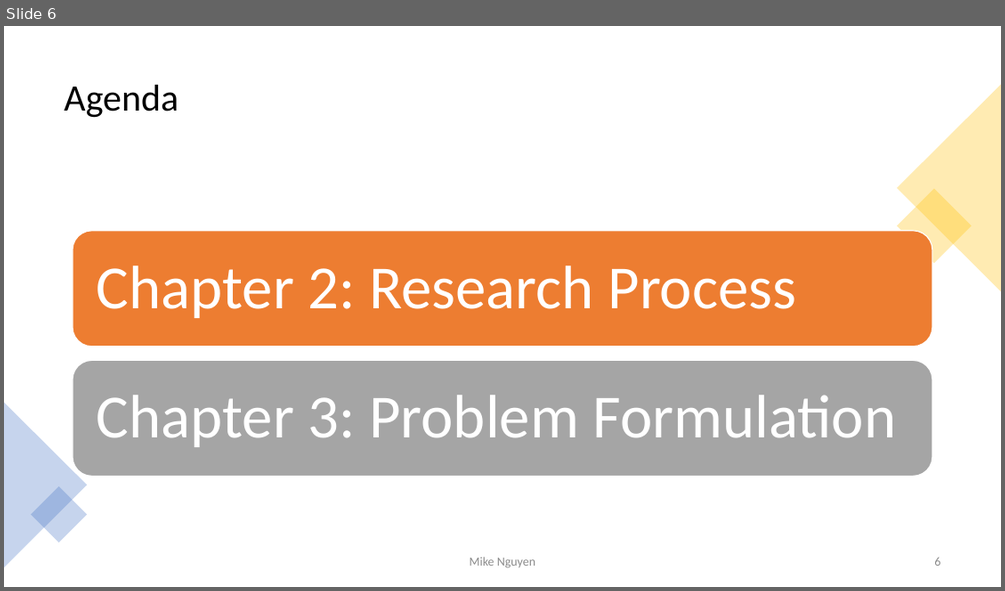
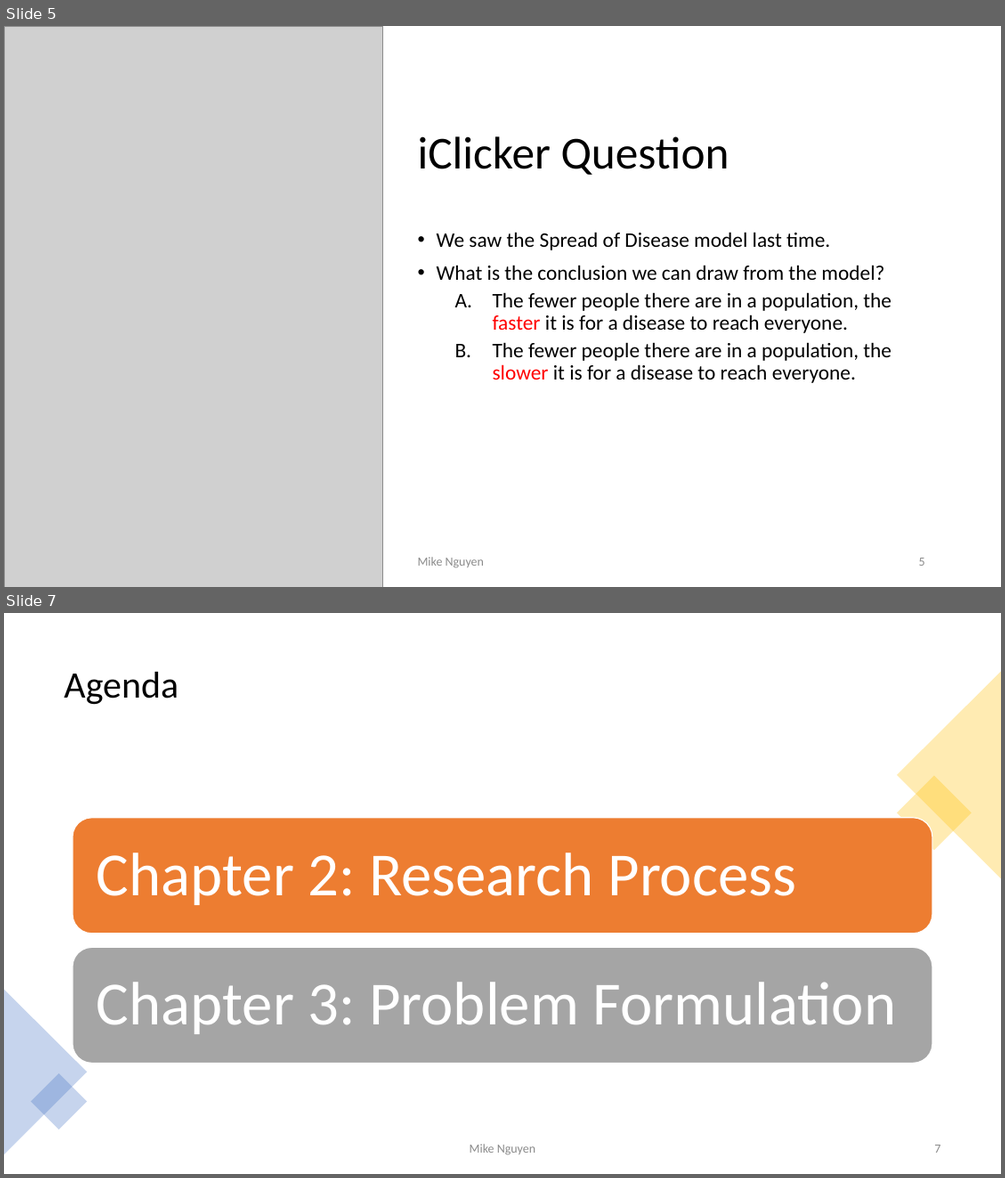
Before and after one commit to mikenguyen13/mar4050_S23_2, a slide deck: lectures/2/1_Marketing Research Process.pptx. Shown one above the other, each under a label of ours: slide 6 before the commit, slides 5 and 7 after it; the slides between them are not shown. The pictures are 1005x591 and 1005x1178 pixels, drawn with LibreOffice and Linux fonts; fonts in the diff are those of the drawing; grey boxes stand for pictures. Boxes give left, top, right and bottom in pixels: in the first picture for what was removed or moved away, otherwise in the second. Text is boxed around its words. In the diff, an @@ line names an element or a change of style, - is before the commit and + after.

Commit message:
fix slides

```diff
--- a/lectures/2/1_Marketing Research Process.pptx
+++ b/lectures/2/1_Marketing Research Process.pptx
@@ slide 5 added at (4, 26, 1001, 587), background #FFFFFF @@
@@ picture added at (4, 26, 383, 587) @@
@@ title added at (418, 136, 729, 175), 44 pt, text #000000 @@
+iClicker Question
@@ text added at (437, 232, 891, 383), 20 pt, text #000000 @@
+• We saw the Spread of Disease model last time.
+• What is the conclusion we can draw from the model?
+  A. The fewer people there are in a population, the faster it is for a disease to reach everyone.
+  B. The fewer people there are in a population, the slower it is for a disease to reach everyone.
@@ text added at (418, 556, 484, 568), 12 pt, text #8C8C8C @@
+Mike Nguyen
@@ page number added at (919, 557, 925, 565), 12 pt, text #8C8C8C @@
+5
@@ what was slide 6 is now slide 7 @@
@@ page number at (934, 1144, 940, 1152): text changed @@
-6
+7
```
